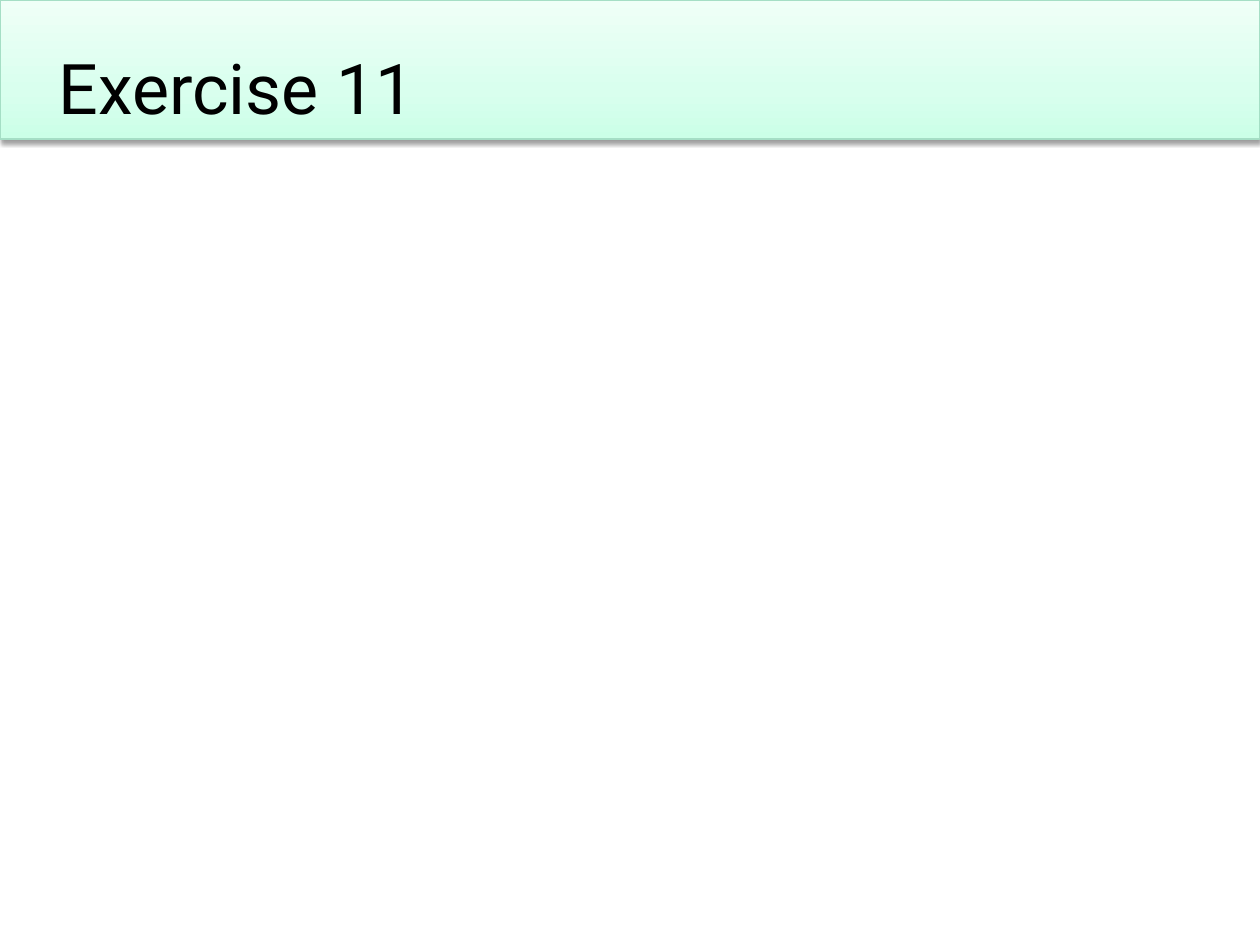
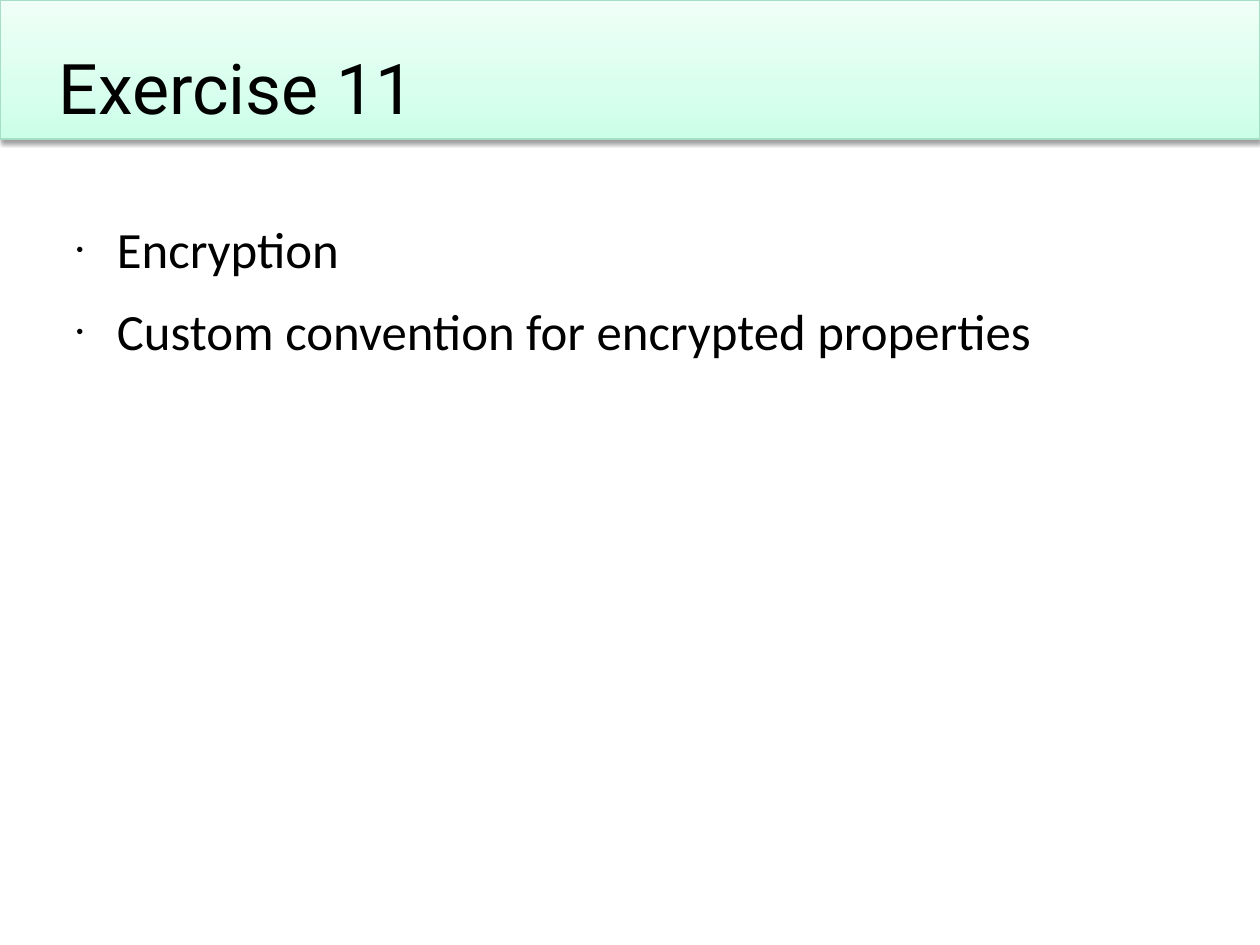
Before and after one commit to Particular/Course.Slides, a slide deck: slide 50 of EnterpriseDevelopmentWithNServiceBus.pptx. Drawn at 1260x945 pixels with LibreOffice and Linux fonts; fonts in the diff are those of the drawing; background and template pictures are left out. Boxes give left, top, right and bottom in pixels: in the first picture for what was removed or moved away, otherwise in the second. Text is boxed around its words. In the diff, an @@ line names an element or a change of style, - is before the commit and + after.

Commit message:
Changed Container and Encryption slides to NSB v5

```diff
--- a/EnterpriseDevelopmentWithNServiceBus.pptx
+++ b/EnterpriseDevelopmentWithNServiceBus.pptx
@@ text added at bbox=[117, 233, 1030, 359], 32 pt, text #000000 @@
+• Encryption
+• Custom convention for encrypted properties
```
Also in this commit, not shown: 8 other slides changed, 1 other file.
